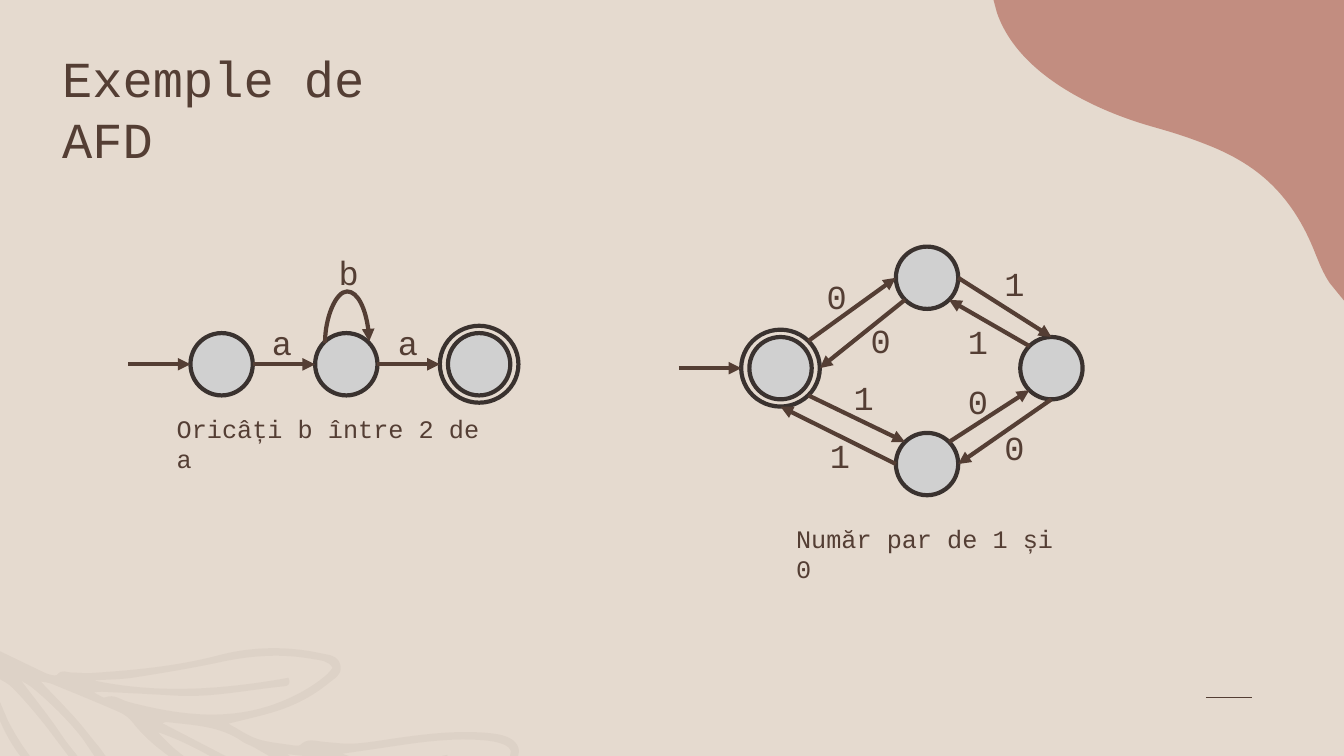
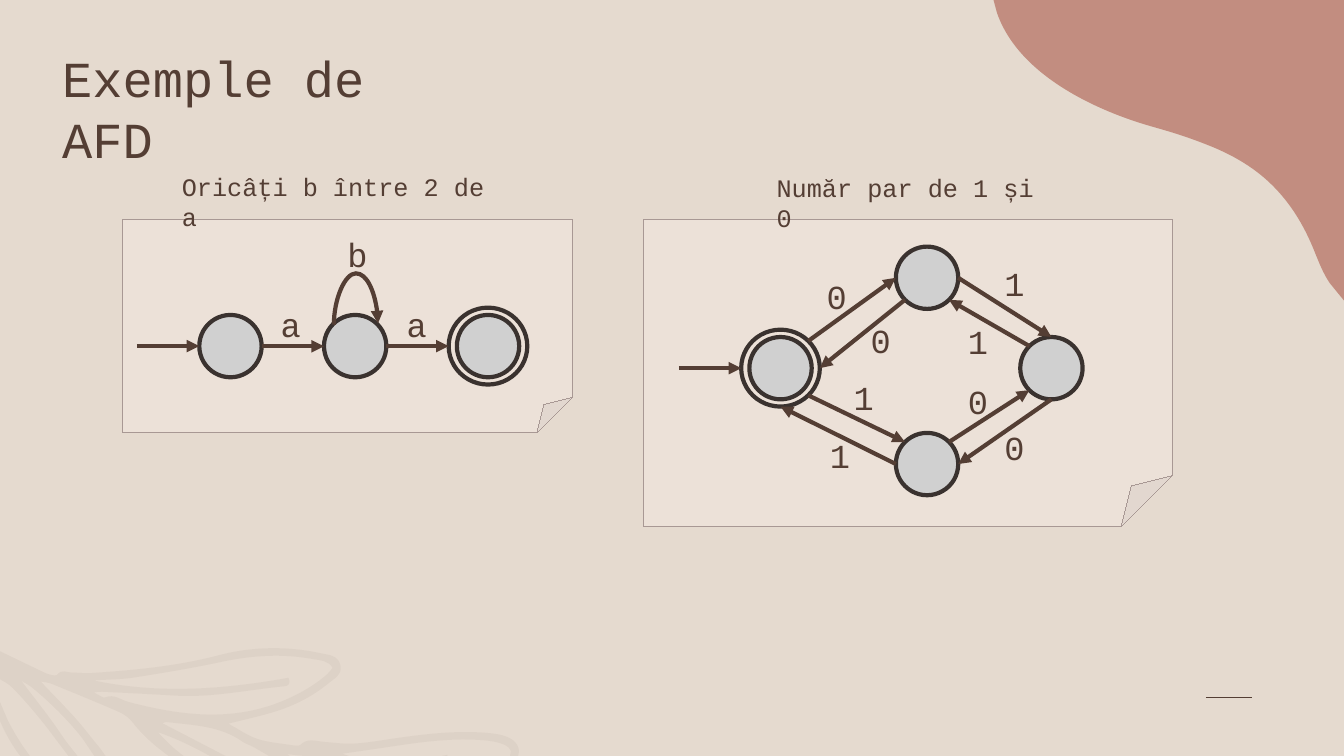
Before and after one commit to Irseora/Limbaje-Formale, a slide deck: slide 3 of DFA/Automat Finit Determinist.pptx. Drawn at 1344x756 pixels with LibreOffice and Linux fonts; fonts in the diff are those of the drawing; grey boxes stand for pictures. Boxes give left, top, right and bottom in pixels: in the first picture for what was removed or moved away, otherwise in the second. Text is boxed around its words. In the diff, an @@ line names an element or a change of style, - is before the commit and + after.

```diff
--- a/DFA/Automat Finit Determinist.pptx
+++ b/DFA/Automat Finit Determinist.pptx
@@ text "Oricâți b între 2 de ..." moved from (x1=177, y1=420, x2=479, y2=468) to (x1=182, y1=178, x2=484, y2=226) @@
@@ text "Număr par de 1 și ..." moved from (x1=796, y1=530, x2=1053, y2=578) to (x1=777, y1=179, x2=1033, y2=227) @@
@@ folded corner added at (x1=123, y1=220, x2=573, y2=433), fill #FEF3ED at 30% opacity, outline #A89894 0.75 pt @@
@@ folded corner added at (x1=643, y1=219, x2=1173, y2=526), fill #FEF3ED at 30% opacity, outline #A89894 0.75 pt @@
@@ 3 pictures, 3 texts, 3 arrows, 1 ellipse, 1 curved arrow moved together from (x1=128, y1=260, x2=518, y2=402) to (x1=137, y1=242, x2=527, y2=384) @@
```
Also in this commit, not shown: 5 other slides changed, 11 slides added, 7 slides removed, 2 other files.
